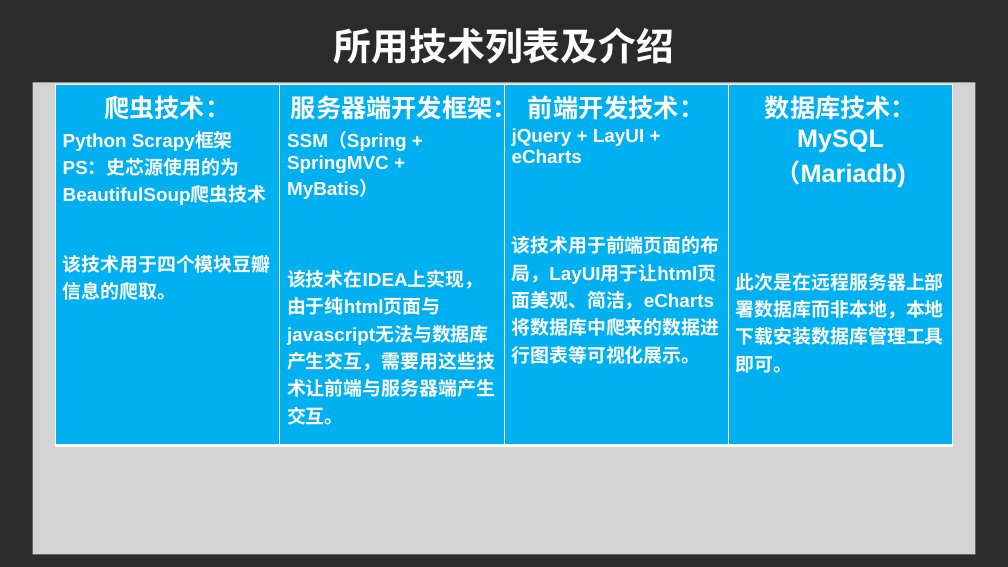
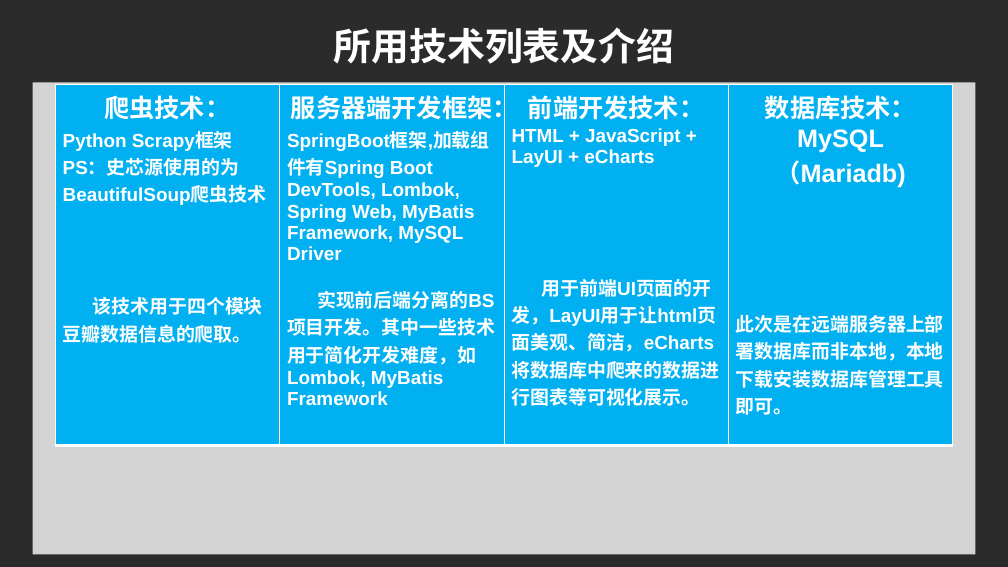
Before and after one commit to Koweiyi/book_douban, a slide deck: slide 7 of doc/PPT/第六组PPT.pptx. Drawn at 1008x567 pixels with LibreOffice and Linux fonts; fonts in the diff are those of the drawing; background and template pictures are left out; a plain dark background stands for a picture behind light text. Boxes give left, top, right and bottom in pixels: in the first picture for what was removed or moved away, otherwise in the second. Text is boxed around its words. In the diff, an @@ line names an element or a change of style, - is before the commit and + after.

```diff
--- a/doc/PPT/第六组PPT.pptx
+++ b/doc/PPT/第六组PPT.pptx
@@ table at [55,85,954,445] @@
-row 1: 爬虫技术： / Python Scrapy框架 / PS：史芯源使用的为BeautifulSoup爬虫技术 / 该技术用于四个模块豆瓣信息的爬取。 | 服务器端开发框架： / SSM（Spring + SpringMVC + MyBatis） / 该技术在IDEA上实现，由于纯html页面与javascript无法与数据库产生交互，需要用这些技术让前端与服务器端产生交互。 | 前端开发技术： / jQuery + LayUI + eCharts / 该技术用于前端页面的布局，LayUI用于让html页面美观、简洁，eCharts将数据库中爬来的数据进行图表等可视化展示。 | 数据库技术： / MySQL（Mariadb) / 此次是在远程服务器上部署数据库而非本地，本地下载安装数据库管理工具即可。
+row 1: 爬虫技术： / Python Scrapy框架 / PS：史芯源使用的为BeautifulSoup爬虫技术 / 该技术用于四个模块豆瓣数据信息的爬取。 | 服务器端开发框架： / SpringBoot框架,加载组件有Spring Boot DevTools, Lombok, Spring Web, MyBatis Framework, MySQL Driver / 实现前后端分离的BS项目开发。其中一些技术用于简化开发难度，如Lombok, MyBatis Framework | 前端开发技术： / HTML + JavaScript + LayUI + eCharts / 用于前端UI页面的开发，LayUI用于让html页面美观、简洁，eCharts将数据库中爬来的数据进行图表等可视化展示。 | 数据库技术： / MySQL（Mariadb) / 此次是在远端服务器上部署数据库而非本地，本地下载安装数据库管理工具即可。
```
Also in this commit, not shown: 2 other slides changed, 1 other file.
